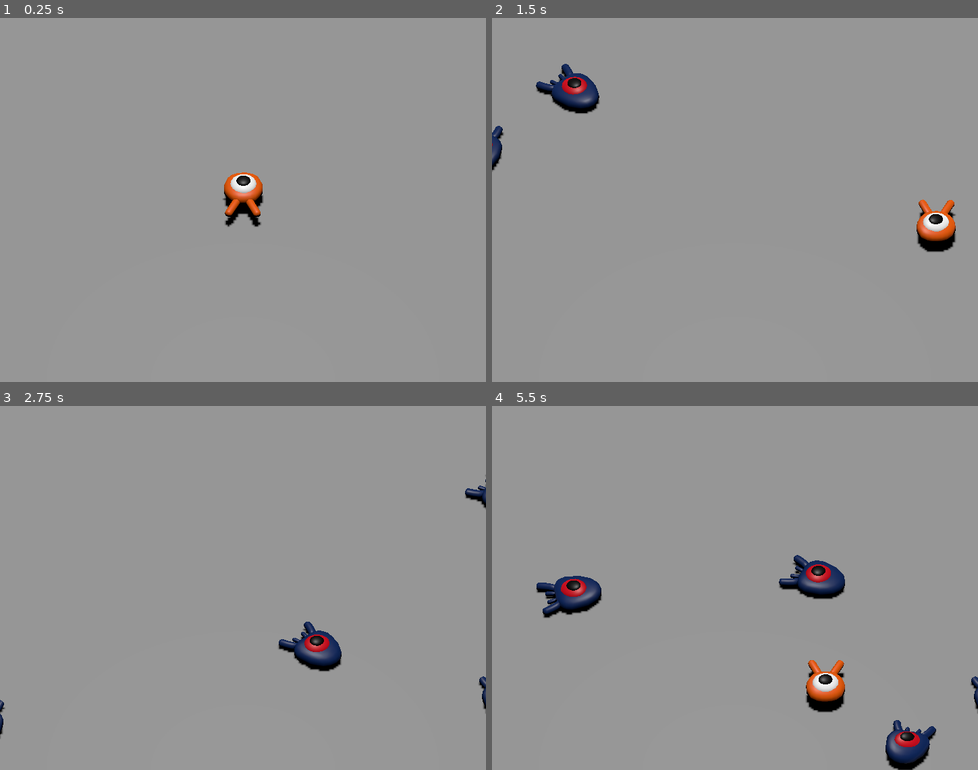
Above: before the commit, frames 1-4 (two rows, left to right).
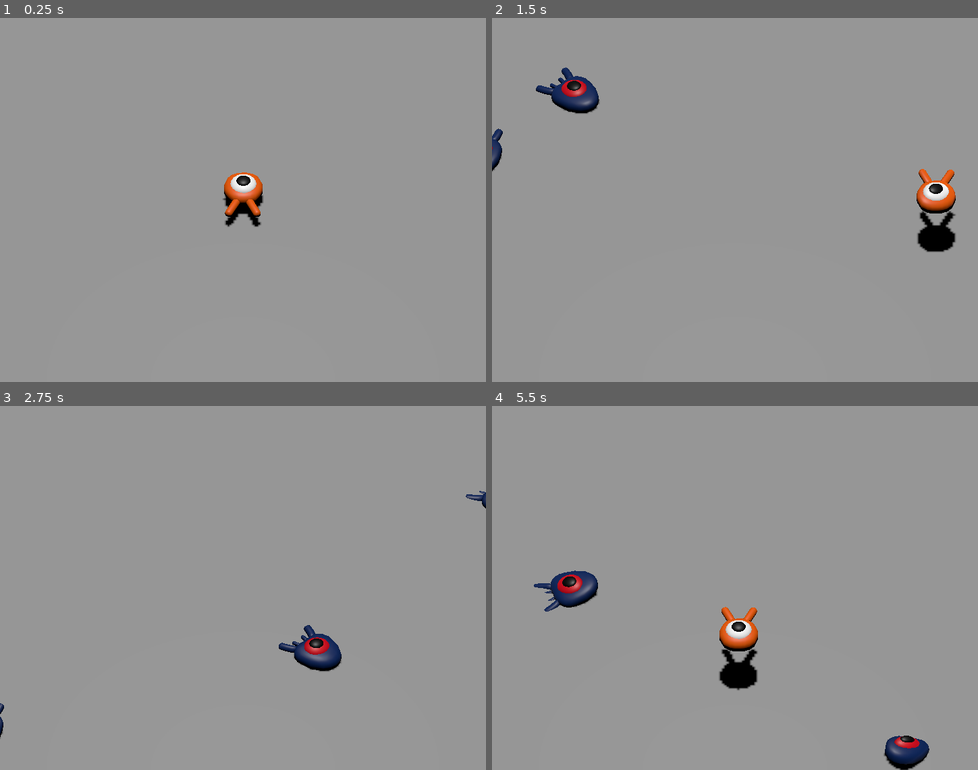
Above: after the commit, the same moments.

Repository: goshag45/squash-the-creeps
Game: Godot game, scene res://main.tscn
Same seed, same stepped clock (60 frames per second), same inputs: the game is played once before the commit and once after it. The project has no main scene, so this scene is started directly.
Inputs:
- Up to frame 1 (0.25 s): no input
- Up to frame 2 (1.5 s): tap Enter at 0.5 s; hold D (move_right) 0.53-1.28 s; hold Space (jump) 0.53-1.28 s; hold S (move_back) from 1.28 s (still down); tap Space (jump) at 1.35 s
- Up to frame 3 (2.75 s): tap Space (jump) at 1.52, 1.82 s; release S (move_back) at 2.03 s; hold D (move_right) from 2.03 s (still down); hold Space (jump) from 2.03 s (still down)
- Up to frame 4 (5.5 s): release D (move_right) at 2.78 s; release Space (jump) at 2.78 s; hold W (move_forward) 2.78-3.53 s; tap Space (jump) at 2.85, 3.02, 3.32, 4.35, 4.52, 4.82 s; hold Space (jump) 3.53-4.28 s; hold A (move_left) 3.53-5.03 s; hold S (move_back) from 5.03 s (still down); hold Space (jump) from 5.03 s (still down)

The runs differ from the first frame. In frame 1, less than 0.1% of the frame differs, in the area x 48-53%, y 42-55%; in frame 2, 1.9%; in frame 3, 0.9%; in frame 4, 4.9%, in the area x 8-100%, y 40-100%.

Commit message:
jumping and squashing monsters

Diff:
--- a/main.tscn
+++ b/main.tscn
@@ -29,6 +29,8 @@
 
 [node name="Ground" type="StaticBody3D" parent="."]
 transform = Transform3D(1, 0, 0, 0, 1, 0, 0, 0, 1, 0, -1, 0)
+collision_layer = 4
+collision_mask = 0
 
 [node name="CollisionShape3D" type="CollisionShape3D" parent="Ground"]
 shape = SubResource("BoxShape3D_8hfd7")
--- a/mob.gd
+++ b/mob.gd
@@ -4,6 +4,8 @@
 @export var min_speed = 10
 # Maximum speed of the mob in meters per second.
 @export var max_speed = 18
+
+signal squashed
 
 func _physics_process(_delta):
 	move_and_slide()
@@ -27,3 +29,7 @@
 
 func _on_visible_on_screen_notifier_3d_screen_exited():
 	queue_free()
+
+func squash():
+	squashed.emit()
+	queue_free()
--- a/mob.tscn
+++ b/mob.tscn
@@ -4,17 +4,21 @@
 [ext_resource type="Script" path="res://mob.gd" id="1_yrd0i"]
 
 [sub_resource type="BoxShape3D" id="BoxShape3D_onisf"]
-size = Vector3(1.82476, 0.815918, 2.34081)
+size = Vector3(1.82476, 1.07056, 2.34081)
 
-[node name="Mob" type="CharacterBody3D"]
+[node name="Mob" type="CharacterBody3D" groups=["mob"]]
+transform = Transform3D(1, 0, 0, 0, 1, 0, 0, 0, 1, 0, 0.361049, 0)
+collision_layer = 2
+collision_mask = 0
 script = ExtResource("1_yrd0i")
 
 [node name="Pivot" type="Node3D" parent="."]
 
-[node name="mob" parent="Pivot" instance=ExtResource("1_1nc34")]
+[node name="mob" parent="Pivot" groups=["mob"] instance=ExtResource("1_1nc34")]
+transform = Transform3D(1, 0, 0, 0, 1, 0, 0, 0, 1, 0, -0.0439603, 0)
 
 [node name="CollisionShape3D" type="CollisionShape3D" parent="."]
-transform = Transform3D(1, 0, 0, 0, 1, 0, 0, 0, 1, 0.0251884, 0.283936, 0.0475082)
+transform = Transform3D(1, 0, 0, 0, 1, 0, 0, 0, 1, 0.0251884, 0.156616, 0.0475082)
 shape = SubResource("BoxShape3D_onisf")
 
 [node name="VisibleOnScreenNotifier3D" type="VisibleOnScreenNotifier3D" parent="."]
--- a/player.gd
+++ b/player.gd
@@ -4,6 +4,9 @@
 @export var speed = 14
 # The downward acceleration when in the air, in meters per second squared.
 @export var fall_acceleration = 75
+
+@export var jump_imuplse = 20
+@export var bounce_impulse = 16
 
 var target_velocity = Vector3.ZERO
 
@@ -31,6 +34,31 @@
 	if not is_on_floor(): # If in the air, fall towards the floor. Literally gravity
 		target_velocity.y = target_velocity.y - (fall_acceleration * delta)
 
+	if is_on_floor() and Input.is_action_pressed("jump"):
+		target_velocity.y += jump_imuplse
+
+	# Iterate through all collisions that occurred this frame
+	for index in range(get_slide_collision_count()):
+		# We get one of the collisions with the player
+		var collision = get_slide_collision(index)
+
+		# If the collision is with ground
+		if collision.get_collider() == null:
+			#print("no collision")
+			continue
+
+		# If the collider is with a mob
+		if collision.get_collider().is_in_group("mob"):
+			print("collision")
+			var mob = collision.get_collider()
+			# we check that we are hitting it from above.
+			if Vector3.UP.dot(collision.get_normal()) > 0.1:
+				# If so, we squash it and bounce.
+				mob.squash()
+				target_velocity.y = bounce_impulse
+				# Prevent further duplicate calls.
+				break
+
 	# Moving the Character
 	velocity = target_velocity
 	move_and_slide()
--- a/player.tscn
+++ b/player.tscn
@@ -7,6 +7,8 @@
 radius = 0.8
 
 [node name="Player" type="CharacterBody3D"]
+transform = Transform3D(1, 0, 0, 0, 1, 0, 0, 0, 1, 0, 0.434842, 0)
+collision_mask = 6
 script = ExtResource("1_jpqjh")
 
 [node name="Pivot" type="Node3D" parent="."]
--- a/project.godot
+++ b/project.godot
@@ -52,6 +52,12 @@
 ]
 }
 
+[layer_names]
+
+3d_physics/layer_1="player"
+3d_physics/layer_2="enemies"
+3d_physics/layer_3="world"
+
 [rendering]
 
 quality/driver/driver_name="GLES2"
